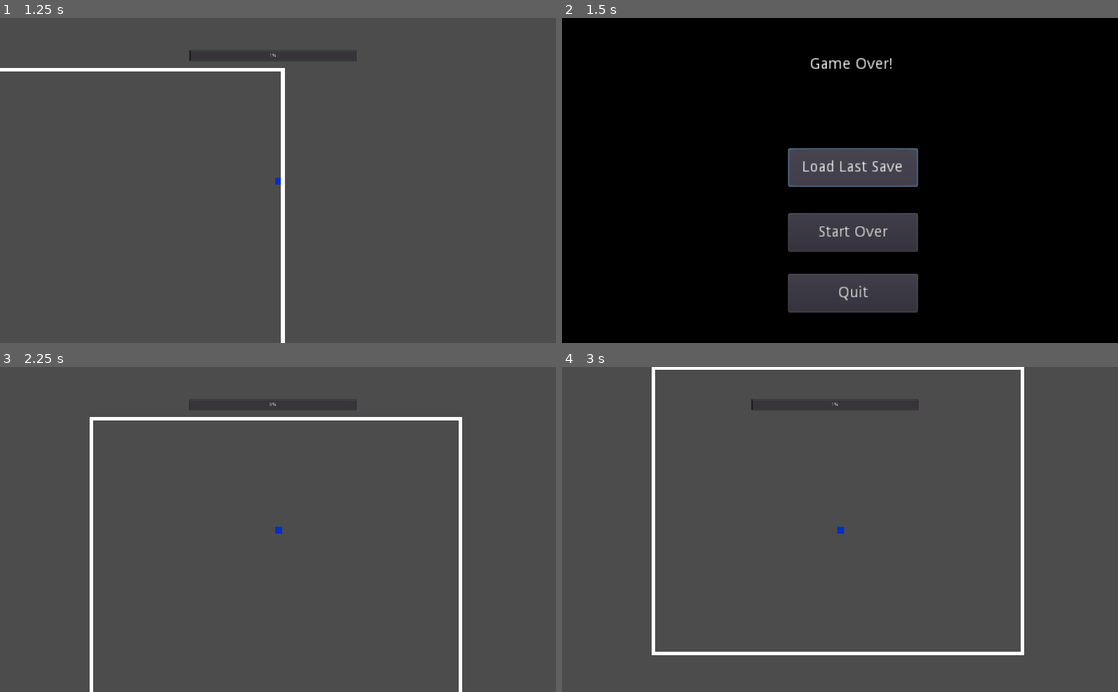
Above: before the commit, frames 1-4 (two rows, left to right).
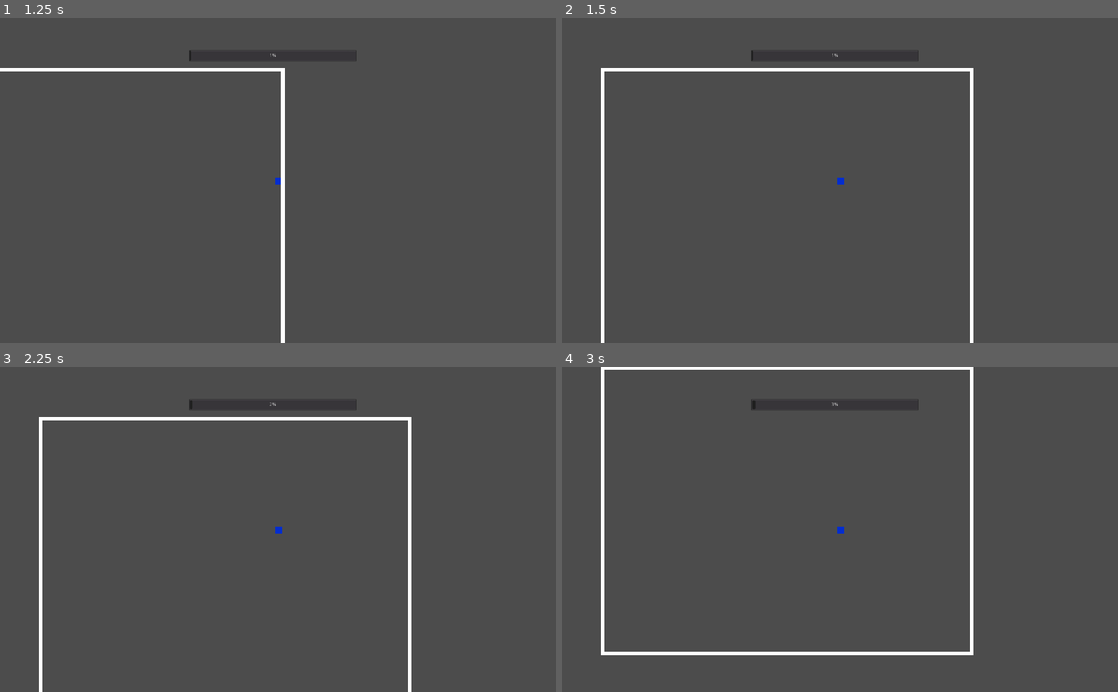
Above: after the commit, the same moments.

Repository: HexBlitUniversity/save-load
Game: Godot game, scene res://block-dodge/screens/save-and-load-example.tscn
The game is run twice, just before and just after one commit, with the same random seed, the same clock (stepped at 60 frames per second) and the same inputs. The project has no main scene, so this scene is started directly.
Inputs (mouse positions are in pixels of both pictures, inside the frame that each line leads up to):
- Up to frame 1 (1.25 s): tap Enter at 0.5 s; move the mouse to (400, 164) at 0.52 s; hold D (right) from 0.53 s (still down)
- Up to frame 2 (1.5 s): release D (right) at 1.25 s; click "Load Last Save" at 1.25 s
- Up to frame 3 (2.25 s): click (289, 581) at 2 s, where only the run before the commit has a clickable "Start Over"
- Up to frame 4 (3 s): tap Space at 2.75 s; move the mouse to (728, 545) at 2.77 s; hold Down (down) from 2.78 s (still down)

Frame 1 is identical in both runs. In frame 2, 92% of the frame differs, in the area x 0-100%, y 0-100%; in frame 3, 2.3%; in frame 4, 2.5%.

Commit message:
Save and load JSON Final
The final result from the YouTube Video of Save & Load with JSON Dictionaries.

Diff:
--- a/block-dodge/actors/enemyLong.gd
+++ b/block-dodge/actors/enemyLong.gd
@@ -23,3 +23,27 @@
 
 	rectOne.color = block_color
 	rectTwo.color = block_color
+
+func save():
+	return {
+		"pos_x" : position.x,
+		"pos_y" : position.y,
+		"block_direction_x" : block_direction.x,
+		"block_direction_y" : block_direction.y,
+		"block_color_red" : block_color.r,
+		"block_color_green" : block_color.g,
+		"block_color_blue" : block_color.b,
+		"parent_name" : get_parent().name,
+	}
+
+func load_save(data):
+	if not data:
+		return
+
+	position.x = data["pos_x"]
+	position.y = data["pos_y"]
+	block_direction.x = data["block_direction_x"]
+	block_direction.y = data["block_direction_y"]
+	block_color = Color(data["block_color_red"],data["block_color_green"], data["block_color_blue"])
+	rectOne.color = block_color
+	rectTwo.color = block_color
--- a/block-dodge/actors/enemyLong.tscn
+++ b/block-dodge/actors/enemyLong.tscn
@@ -8,7 +8,9 @@
 [sub_resource type="RectangleShape2D" id=2]
 extents = Vector2( 355.899, 19.8023 )
 
-[node name="enemyLong" type="KinematicBody2D"]
+[node name="enemyLong" type="KinematicBody2D" groups=[
+"saveable",
+]]
 script = ExtResource( 1 )
 speed = 500
 
--- a/block-dodge/actors/enemyRect.gd
+++ b/block-dodge/actors/enemyRect.gd
@@ -24,3 +24,21 @@
 func set_trajectory(playerPosition : Vector2):
 	if !trajectory:
 		trajectory = (playerPosition - global_position).normalized()
+
+func save():
+	return { "pos_x" : position.x,
+			 "pos_y" : position.y,
+			 "trajectory" : trajectory,
+			 "attack" : attack,
+			 "block_rotation" : block_rotation
+	}
+
+func load_save(data):
+	if not data:
+		return
+
+	position.x = data["pos_x"]
+	position.y = data["pos_y"]
+	trajectory = data["trajectory"]
+	attack = data["attack"]
+	block_rotation = data["block_rotation"]
--- a/block-dodge/actors/enemyRect.tscn
+++ b/block-dodge/actors/enemyRect.tscn
@@ -5,7 +5,9 @@
 [sub_resource type="RectangleShape2D" id=1]
 extents = Vector2( 19.8804, 19.8346 )
 
-[node name="enemyRect" type="KinematicBody2D"]
+[node name="enemyRect" type="KinematicBody2D" groups=[
+"saveable",
+]]
 script = ExtResource( 1 )
 
 [node name="ColorRect" type="ColorRect" parent="."]
--- a/block-dodge/actors/player.gd
+++ b/block-dodge/actors/player.gd
@@ -29,3 +29,18 @@
 
 func get_progress():
 	return int(progress.value)
+
+func save():
+	return {
+		"progress" : progress.value,
+		"pos_x" : position.x,
+		"pos_y" : position.y,
+	}
+
+func load_save(data):
+	if not data:
+		return
+
+	progress.value = data["progress"]
+	position.x = data["pos_x"]
+	position.y = data["pos_y"]
--- a/block-dodge/actors/player.tscn
+++ b/block-dodge/actors/player.tscn
@@ -6,7 +6,9 @@
 
 [sub_resource type="RectangleShape2D" id=2]
 
-[node name="player" type="KinematicBody2D"]
+[node name="player" type="KinematicBody2D" groups=[
+"saveable",
+]]
 position = Vector2( 9.67032, 0.840897 )
 collision_layer = 4
 collision_mask = 6
--- a/block-dodge/screens/GameOver.gd
+++ b/block-dodge/screens/GameOver.gd
@@ -6,10 +6,20 @@
 	pass
 
 func _on_Checkpoint_pressed():
-	pass
+	get_tree().change_scene("res://block-dodge/screens/save-and-load-example.tscn")
 
 func _on_Startover_pressed():
+	clear_save_data()
 	get_tree().change_scene("res://block-dodge/screens/save-and-load-example.tscn")
 
 func _on_Quit_pressed():
 	get_tree().quit()
+
+func clear_save_data():
+	var dir = Directory.new()
+	if dir.open("user://save/") == OK:
+		dir.list_dir_begin(true)
+		var file_name = dir.get_next()
+		while file_name != "":
+			dir.remove(str("user://save/",file_name))
+			file_name = dir.get_next()
--- a/block-dodge/screens/save-and-load-example.gd
+++ b/block-dodge/screens/save-and-load-example.gd
@@ -8,13 +8,19 @@
 onready var progression = $progressionTimer
 onready var progress = $player/ProgressBar
 onready var enemy_long = load("res://block-dodge/actors/enemyLong.tscn")
-onready var enemy_rect = load("res://block-dodge/actors/enemyLong.tscn")
+onready var enemy_rect = load("res://block-dodge/actors/enemyRect.tscn")
 
 var rng = RandomNumberGenerator.new()
 
+var SAVE_DIR = "user://save/"
+var SAVE_FILE = "game_data.save"
+
 func _ready():
+	load_save()
+
 	timer.start()
 	progression.start()
+
 
 func _unhandled_input(event):
 	if event.is_action_pressed("pause"):
@@ -26,6 +32,7 @@
 
 func _on_progressionTimer_timeout():
 	player.increase_progress()
+	save()
 	if player.get_progress() >= 100:
 		get_tree().change_scene("res://block-dodge/screens/GameOver.tscn")
 
@@ -78,3 +85,63 @@
 	enemy_container_top.add_child(entity)
 	entity.look_at(player.position)
 	entity.set_trajectory(player.get("global_position"))
+
+func save():
+	var dir = Directory.new()
+	if !dir.dir_exists(SAVE_DIR):
+		dir.make_dir(SAVE_DIR)
+
+	var save_game = File.new()
+	save_game.open(str(SAVE_DIR,SAVE_FILE),File.WRITE)
+	var save_data = {}
+
+	var find_saveable_nodes = get_tree().get_nodes_in_group("saveable")
+	for saveable in find_saveable_nodes:
+		if !saveable.has_method("save"):
+			print("Saveable node is missing a save() function... skipped.")
+			continue
+
+		save_data[saveable.name] = saveable.call("save")
+
+	var data_string = var2str(save_data)
+	save_game.store_string(data_string)
+	save_game.close()
+
+func load_save():
+	var save_game = File.new()
+	if !save_game.file_exists(str(SAVE_DIR,SAVE_FILE)):
+		print("No save file detected.")
+		return
+
+	save_game.open(str(SAVE_DIR,SAVE_FILE),File.READ)
+	var data_string = save_game.get_as_text()
+	var save_data : Dictionary = str2var(data_string)
+
+	if save_data.has("player"):
+		player.load_save(save_data["player"])
+		save_data.erase("player")
+
+	for node_name in save_data.keys():
+		if "enemyRect" in node_name:
+			var entity = null
+			entity = enemy_rect.instance()
+			enemy_container_top.add_child(entity)
+			entity.load_save(save_data[node_name])
+
+		if "enemyLong" in node_name:
+			var entity = null
+			entity = enemy_long.instance()
+			if !save_data[node_name].has("parent_name"):
+				continue
+
+			var enemy_save_data = save_data[node_name]
+			if "Top" in enemy_save_data["parent_name"]:
+				enemy_container_top.add_child(entity)
+			else:
+				enemy_container_left.add_child(entity)
+				entity.rotate_degrees_and_color(Vector2.RIGHT,0,0,1)
+			entity.load_save(enemy_save_data)
+
+
+	print(save_data)
+	save_game.close()
